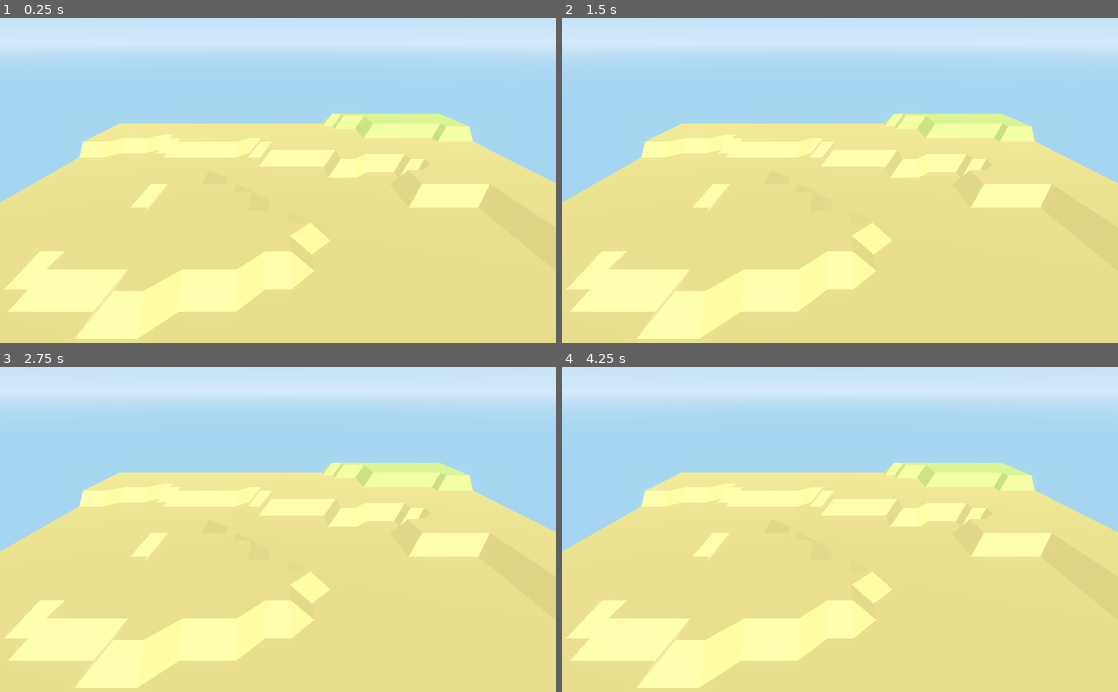
Above: before the commit, frames 1-4 (two rows, left to right).
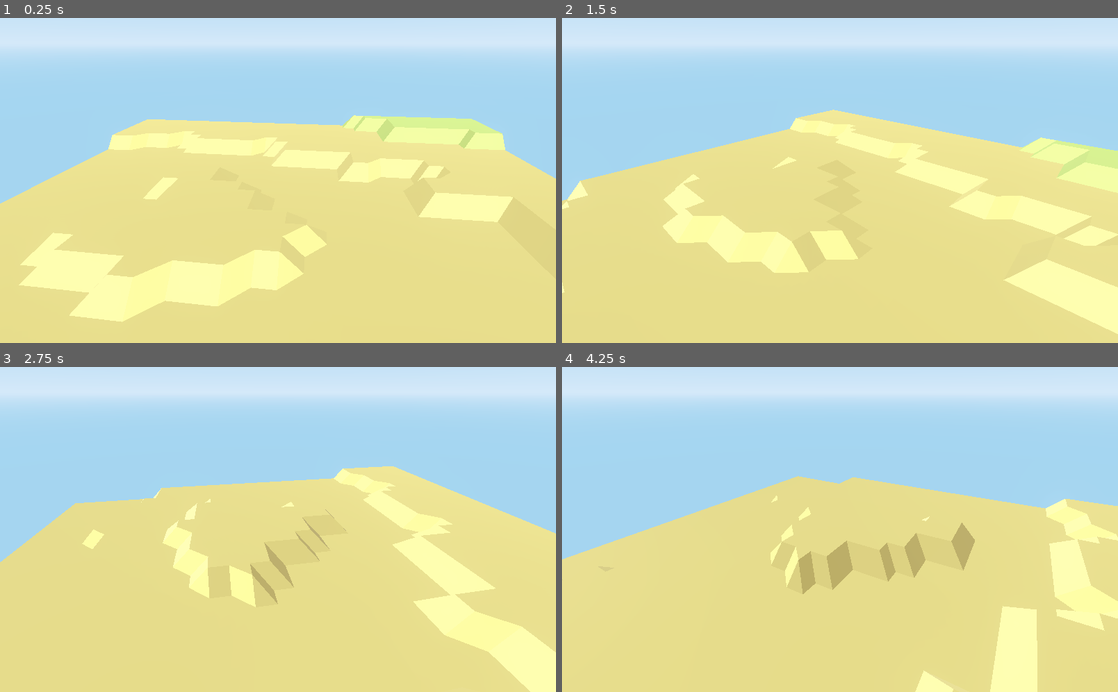
Above: after the commit, the same moments.

Repository: magnetenstad/High-Castle
Game: Godot game, scene res://Spatial.tscn
Two runs of this game, one before a commit and one after it. Both use one fixed random seed, a clock stepped at 60 frames per second and the inputs below.
Inputs:
- Up to frame 1 (0.25 s): no input
- Up to frame 2 (1.5 s): hold D 0.53-1.28 s; hold Space 0.53-1.28 s; hold S from 1.28 s (still down); tap Space at 1.35 s
- Up to frame 3 (2.75 s): tap Space at 1.52, 1.82 s; release S at 2.03 s; hold D from 2.03 s (still down); hold Space from 2.03 s (still down)
- Up to frame 4 (4.25 s): release D at 2.78 s; release Space at 2.78 s; hold W 2.78-3.53 s; tap Space at 2.85, 3.02, 3.32 s; hold A from 3.53 s (still down); hold Space from 3.53 s (still down)

The runs differ from the first frame. In frame 1, 9.5% of the frame differs, in the area x 0-100%, y 29-99%; in frame 2, 23%; in frame 3, 21%; in frame 4, 24%, in the area x 0-100%, y 29-100%.

Commit message:
Billboard & rotation

Diff:
--- a/Game/RigidBody.gd
+++ b/Game/RigidBody.gd
@@ -15,14 +15,14 @@
 	var spd_z = 0
 
 	if Input.is_key_pressed(KEY_D):
-		spd_x = 1
+		spd_x = delta*60
 	if Input.is_key_pressed(KEY_A):
-		spd_x = -1
+		spd_x = -delta*60
 	if Input.is_key_pressed(KEY_S):
-		spd_z = 1
+		spd_z = delta*60
 	if Input.is_key_pressed(KEY_W):
-		spd_z = -1
+		spd_z = -delta*60
 	if Input.is_key_pressed(KEY_SPACE):
-		spd_y = 2
+		spd_y = 2*delta*60
 
 	add_central_force(Vector3(spd_x, spd_y, spd_z) * 30)
--- a/Game/Spatial.tscn
+++ b/Game/Spatial.tscn
@@ -1,8 +1,13 @@
-[gd_scene load_steps=5 format=2]
+[gd_scene load_steps=6 format=2]
 
 [ext_resource path="res://World.gd" type="Script" id=1]
 [ext_resource path="res://sprites/hatman.png" type="Texture" id=2]
 [ext_resource path="res://RigidBody.gd" type="Script" id=3]
+
+[sub_resource type="SpatialMaterial" id=2]
+params_billboard_mode = 2
+params_use_alpha_scissor = true
+params_alpha_scissor_threshold = 0.98
 
 [sub_resource type="BoxShape" id=1]
 extents = Vector3( 1, 1, 0.29753 )
@@ -33,6 +38,7 @@
 
 [node name="Sprite3D" type="Sprite3D" parent="RigidBody"]
 transform = Transform( 1, 0, 0, 0, 1, 0, 0, 0, 1, -0.450689, 2.26244, -0.367474 )
+material_override = SubResource( 2 )
 pixel_size = 0.1
 texture = ExtResource( 2 )
 
--- a/Game/World.gd
+++ b/Game/World.gd
@@ -42,5 +42,5 @@
 	add_child(mesh_instance)
 
 
-#func _process(delta):
-	#$Rotate.rotate_y(delta * 0.5)
+func _process(delta):
+	$Rotate.rotate_y(delta * 0.5)
